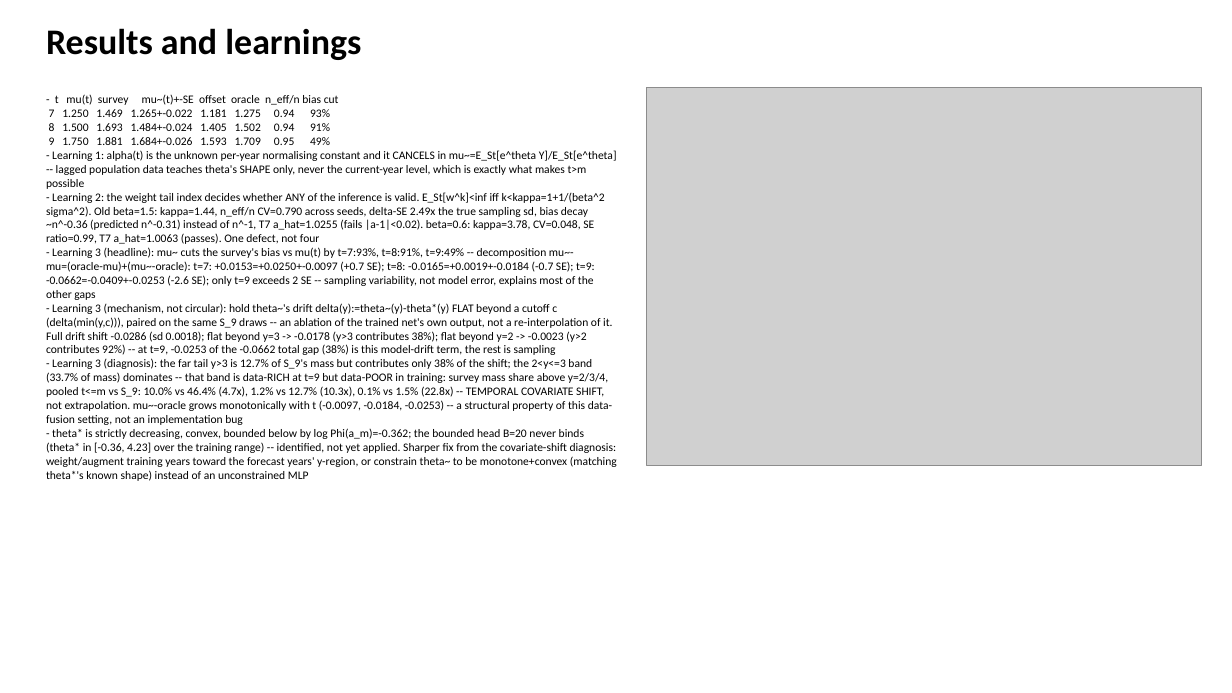
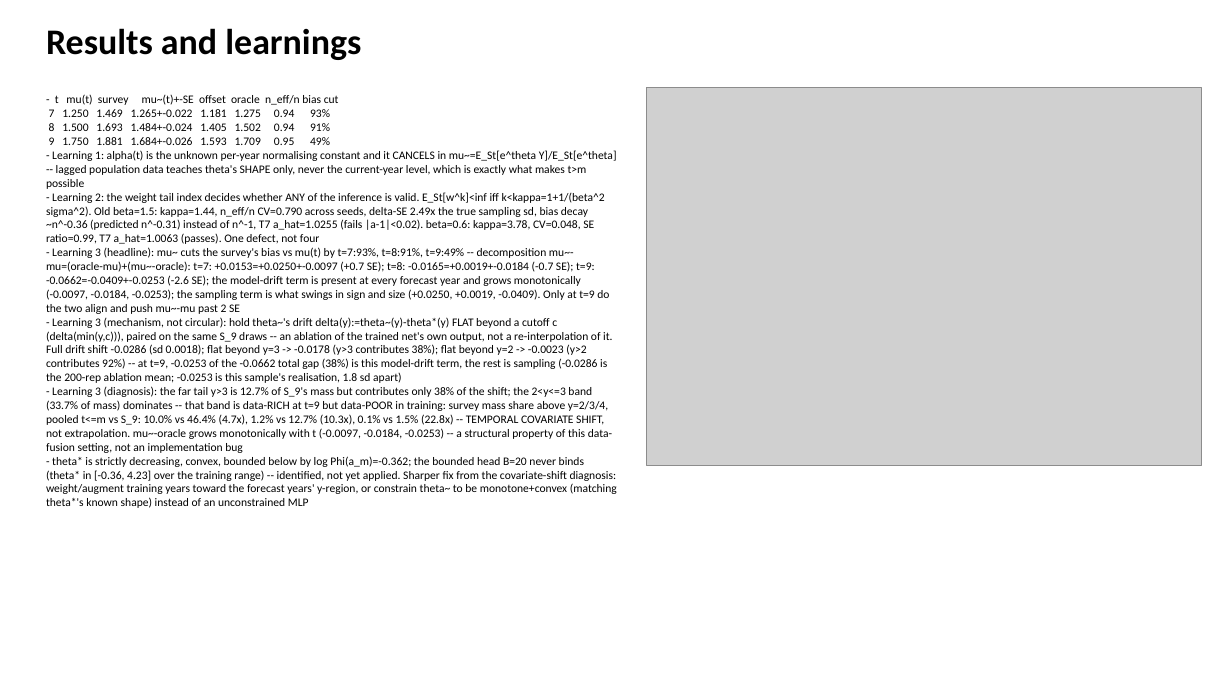
Before and after one commit to vrtja9/PtSt, a slide deck: slide 3 of slides/deck.pptx. Drawn at 1232x693 pixels with LibreOffice and Linux fonts; fonts in the diff are those of the drawing; grey boxes stand for pictures. Boxes give left, top, right and bottom in pixels: in the first picture for what was removed or moved away, otherwise in the second. Text is boxed around its words. In the diff, an @@ line names an element or a change of style, - is before the commit and + after.

```diff
--- a/slides/deck.pptx
+++ b/slides/deck.pptx
@@ text at [46, 247, 612, 383]: text changed @@
-- Learning 3 (headline): mu~ cuts the survey's bias vs mu(t) by t=7:93%, t=8:91%, t=9:49% -- decomposition mu~-mu=(oracle-mu)+(mu~-oracle): t=7: +0.0153=+0.0250+-0.0097 (+0.7 SE); t=8: -0.0165=+0.0019+-0.0184 (-0.7 SE); t=9: -0.0662=-0.0409+-0.0253 (-2.6 SE); only t=9 exceeds 2 SE -- sampling variability, not model error, explains most of the other gaps
-- Learning 3 (mechanism, not circular): hold theta~'s drift delta(y):=theta~(y)-theta*(y) FLAT beyond a cutoff c (delta(min(y,c))), paired on the same S_9 draws -- an ablation of the trained net's own output, not a re-interpolation of it. Full drift shift -0.0286 (sd 0.0018); flat beyond y=3 -> -0.0178 (y>3 contributes 38%); flat beyond y=2 -> -0.0023 (y>2 contributes 92%) -- at t=9, -0.0253 of the -0.0662 total gap (38%) is this model-drift term, the rest is sampling
+- Learning 3 (headline): mu~ cuts the survey's bias vs mu(t) by t=7:93%, t=8:91%, t=9:49% -- decomposition mu~-mu=(oracle-mu)+(mu~-oracle): t=7: +0.0153=+0.0250+-0.0097 (+0.7 SE); t=8: -0.0165=+0.0019+-0.0184 (-0.7 SE); t=9: -0.0662=-0.0409+-0.0253 (-2.6 SE); the model-drift term is present at every forecast year and grows monotonically (-0.0097, -0.0184, -0.0253); the sampling term is what swings in sign and size (+0.0250, +0.0019, -0.0409). Only at t=9 do the two align and push mu~-mu past 2 SE
+- Learning 3 (mechanism, not circular): hold theta~'s drift delta(y):=theta~(y)-theta*(y) FLAT beyond a cutoff c (delta(min(y,c))), paired on the same S_9 draws -- an ablation of the trained net's own output, not a re-interpolation of it. Full drift shift -0.0286 (sd 0.0018); flat beyond y=3 -> -0.0178 (y>3 contributes 38%); flat beyond y=2 -> -0.0023 (y>2 contributes 92%) -- at t=9, -0.0253 of the -0.0662 total gap (38%) is this model-drift term, the rest is sampling (-0.0286 is the 200-rep ablation mean; -0.0253 is this sample's realisation, 1.8 sd apart)
```
Also in this commit, not shown: 1 other slide changed, 5 other files.
